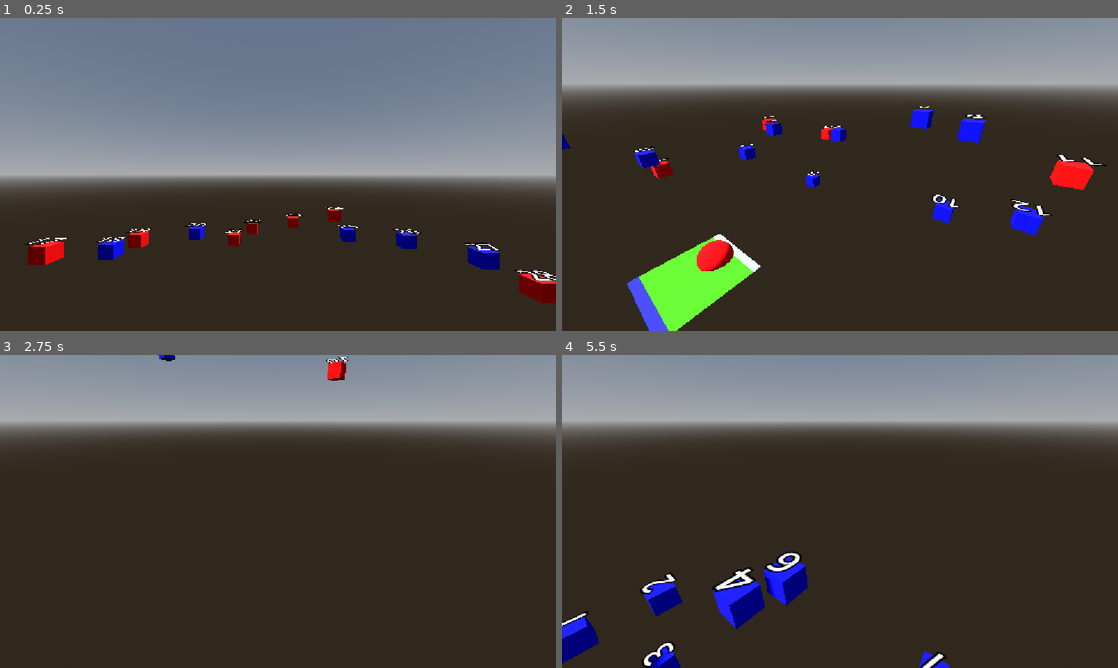
Above: before the commit, frames 1-4 (two rows, left to right).
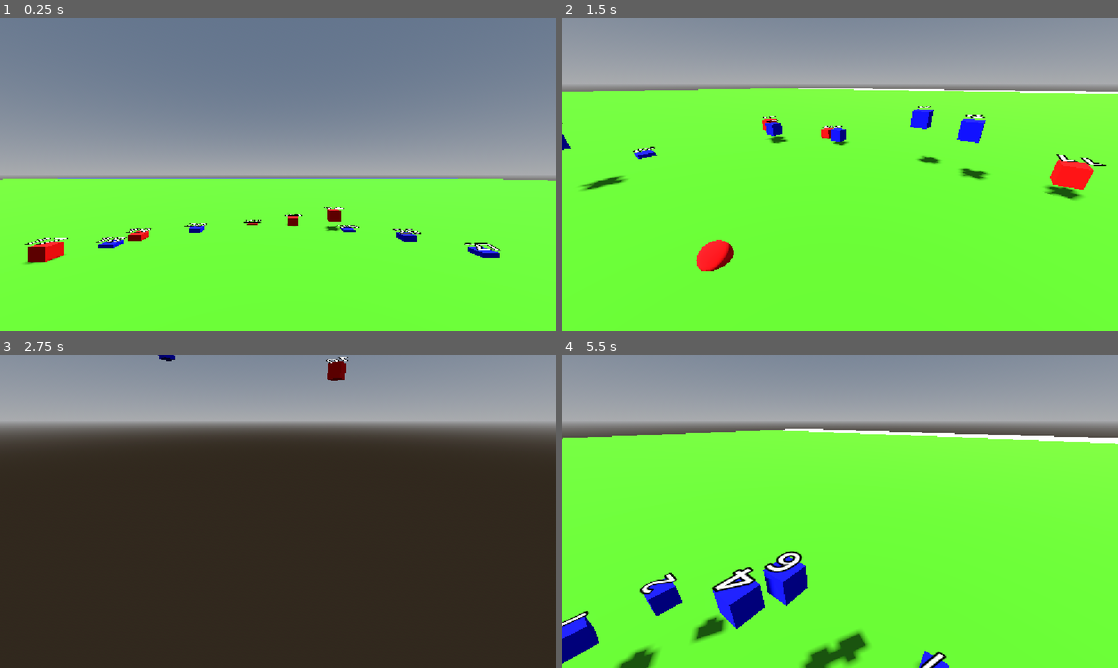
Above: after the commit, the same moments.

Repository: rubedo-red/AI-ICA
Game: Godot game, scene res://main_scene.tscn
The game is run twice, just before and just after one commit, with the same random seed, the same clock (stepped at 60 frames per second) and the same inputs.
Inputs (mouse positions are in pixels of both pictures, inside the frame that each line leads up to):
- Up to frame 1 (0.25 s): no input
- Up to frame 2 (1.5 s): move the mouse to (962, 158) at 0.52 s; hold Right mouse button (camera_player_3d_look) 0.53-1.28 s; click (962, 158) at 0.67 s; move the mouse to (812, 174) at 1.27 s; tap S (camera_player_3d_move_backwards) at 1.35 s; click (812, 174) at 1.42 s
- Up to frame 3 (2.75 s): move the mouse to (333, 442) at 2.02 s; hold Q (camera_player_3d_move_downwards) from 2.03 s (still down); click (333, 442) at 2.17 s
- Up to frame 4 (5.5 s): move the mouse to (812, 574) at 2.77 s; release Q (camera_player_3d_move_downwards) at 2.78 s; tap W (camera_player_3d_move_forwards) at 2.85 s; click (812, 574) at 2.92 s; tap Enter at 3.5, 5 s; move the mouse to (1006, 558) at 3.52 s; tap A (camera_player_3d_move_leftwards) at 3.6 s; click (1006, 558) at 3.67 s; tap Space at 4.25 s; move the mouse to (673, 464) at 4.27 s; tap D (camera_player_3d_move_rightwards) at 4.35 s; click (673, 464) at 4.42 s; move the mouse to (867, 511) at 5.02 s; hold E (camera_player_3d_move_upwards) from 5.03 s (still down); click (867, 511) at 5.17 s

The runs differ from the first frame. In frame 1, 47% of the frame differs, in the area x 0-100%, y 51-100%; in frame 2, 72%, in the area x 0-100%, y 22-100%; in frame 3, 0.1%; in frame 4, 71%.

Commit message:
fix map thing

Diff:
--- a/main_scene.tscn
+++ b/main_scene.tscn
@@ -38,4 +38,4 @@
 terminal_velocity = Vector3(10, 10, 10)
 
 [node name="Map" parent="." unique_id=829619776 instance=ExtResource("3_gyfs4")]
-cell_size = 0.05
+cell_size = 10.0
--- a/shared/map.gd
+++ b/shared/map.gd
@@ -1,4 +1,4 @@
-extends Node
+extends Node3D
 
 enum terrain_types { land, water, mountain }
 
@@ -7,12 +7,17 @@
 var cells : PackedByteArray = [0]
 @export var cell_size: float = 2.0
 
-func transform_to_tile(transform: Transform3D):
-	var position = transform.basis.x
-	var relative = position - transform.basis.x
-	var x = int(floor(relative.x/(width*cell_size)-((width/2)*cell_size)))
-	var y = int(floor(relative.y/(height*cell_size)-((height/2)*cell_size)))
-	return x + y*width
+func pos_to_tile(pos: Vector3):
+	var relative = global_position - pos
+	relative.x = relative.x+(width*cell_size)/2
+	relative.y = relative.y+(height*cell_size)/2
+	print(relative)
+	var x = int(floor((width*cell_size)/relative.x))
+	var y = int(floor((height*cell_size)/relative.y))
+	return [x, y]
+
+func get_tile_index(x: int, y: int):
+	return cells[x+y*width]
 
 func generate_terrain():
 	for i in width:
--- a/unit.gd
+++ b/unit.gd
@@ -59,7 +59,8 @@
 # Called every frame. 'delta' is the elapsed time since the previous frame.
 func _process(delta: float) -> void:
 
-	print(map.transform_to_tile(transform))
+	var t = map.pos_to_tile(global_position)
+
 	var target_center = _calc_average_pos()
 
 	var position_offset = target_center - global_position
